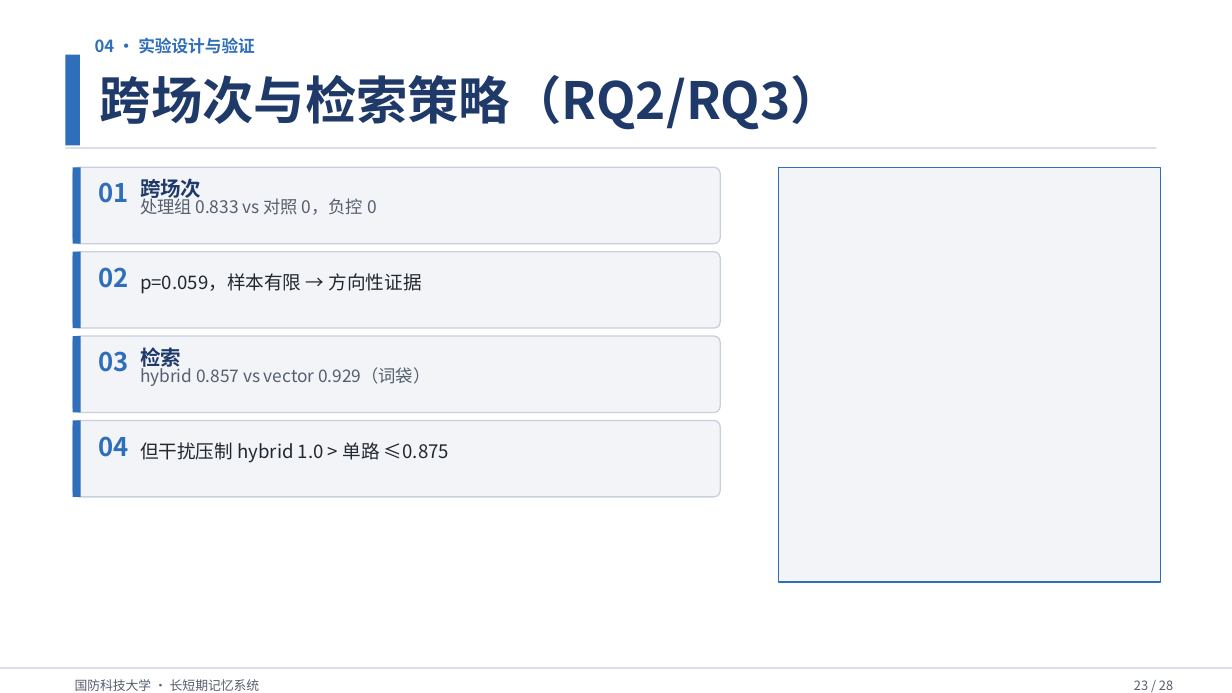
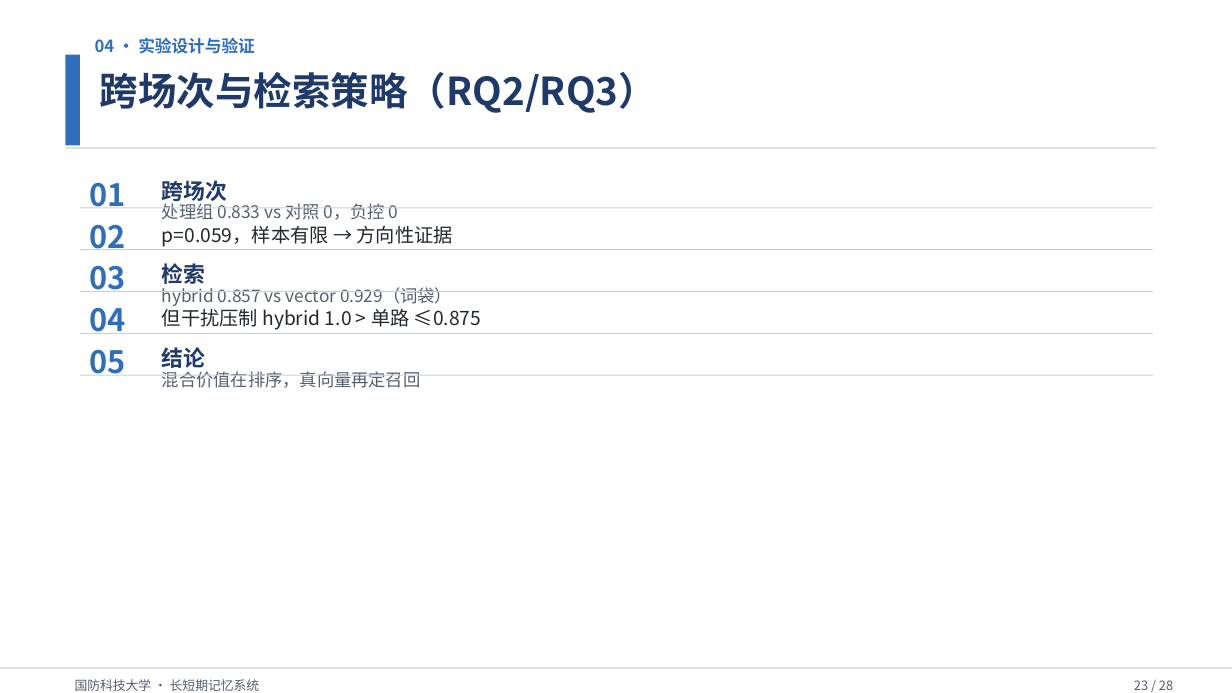
Before and after one commit to Outer-nebula-observer/yz-03, a slide deck: slide 23 of 汇报PPT/最终汇报成果.pptx. Drawn at 1232x693 pixels with LibreOffice and Linux fonts; fonts in the diff are those of the drawing. Boxes give left, top, right and bottom in pixels: in the first picture for what was removed or moved away, otherwise in the second. Text is boxed around its words. In the diff, an @@ line names an element or a change of style, - is before the commit and + after.

Commit message:
docs: PPT 版式多样化+修复换行——穿插编号列表/两栏/大数字统计，减少圆角卡疲劳
- 新增三类版式：numbered_list（轻量编号+分隔线）、two_col（两栏对照）、
  stats（大数字统计块）
- 页面分配：失败模式/研究问题/数据集协议/跨场次检索 → 编号列表；
  记忆进化依据 → 两栏；双库贡献/滤噪遗忘真模型 → 大数字统计
- 标题字号随长度动态调整（40/34/30pt），封面标题改为两行断句，
  减少错误换行；短数字/编号禁用自动换行
- 保留卡片/2×2/图文混合页，形成版式穿插
- 重新生成：最终汇报成果.pptx（28页）+ PPT内容设计.md
- 校验：28页有备注、无zip重复

```diff
--- a/汇报PPT/最终汇报成果.pptx
+++ b/汇报PPT/最终汇报成果.pptx
@@ text "跨场次与检索策略（RQ2/RQ3）" at box(100, 72, 657, 113): size 40 to 30 pt @@
@@ rounded rectangle removed at box(73, 167, 721, 244) @@
@@ rectangle removed at box(73, 167, 81, 244) @@
@@ text "01": place and size @@
-text "01" at box(98, 182, 128, 203)
+text "01" at box(89, 183, 125, 207)
@@ text "跨场次": place and size @@
-text "跨场次" at box(140, 179, 201, 202)
+text "跨场次" at box(162, 180, 228, 205)
@@ text "跨场次" at box(162, 180, 228, 205): size 16 to 17 pt @@
@@ rectangle removed at box(779, 167, 1161, 582) @@
@@ rectangle added at box(80, 207, 1153, 208), fill #C8D0DC @@
@@ text "处理组 0.833 vs 对照 0，负控 ...": place and size @@
-text "处理组 0.833 vs 对照 0，负控 ..." at box(140, 196, 377, 215)
+text "处理组 0.833 vs 对照 0，负控 ..." at box(162, 203, 399, 220)
@@ text "02": place and size @@
-text "02" at box(98, 267, 128, 288)
+text "02" at box(89, 224, 125, 250)
@@ text "p=0.059，样本有限 → 方向性证据": place and size @@
-text "p=0.059，样本有限 → 方向性证据" at box(140, 273, 422, 294)
+text "p=0.059，样本有限 → 方向性证据" at box(162, 226, 453, 247)
@@ text "p=0.059，样本有限 → 方向性证据" at box(162, 226, 453, 247): size 14.5 to 15 pt @@
@@ rounded rectangle removed at box(73, 251, 721, 328) @@
@@ rectangle removed at box(73, 251, 81, 328) @@
@@ text "03": place and size @@
-text "03" at box(98, 351, 128, 372)
+text "03" at box(89, 265, 125, 292)
@@ rectangle added at box(80, 250, 1153, 250), fill #C8D0DC @@
@@ text "检索" at box(162, 263, 206, 284): size 16 to 17 pt @@
@@ text "检索": place and size @@
-text "检索" at box(140, 347, 181, 371)
+text "检索" at box(162, 263, 206, 284)
@@ size 20 to 24 pt in 4 elements at box(89, 183, 125, 207), box(89, 224, 125, 250), box(89, 265, 125, 292), box(89, 308, 125, 334) @@
@@ text "04": place and size @@
-text "04" at box(98, 436, 128, 457)
+text "04" at box(89, 308, 125, 334)
@@ rectangle added at box(80, 291, 1153, 292), fill #C8D0DC @@
@@ text "hybrid 0.857 vs vector 0.929（词袋）": place and size @@
-text "hybrid 0.857 vs vector 0.929（词袋）" at box(140, 365, 430, 386)
+text "hybrid 0.857 vs vector 0.929（词袋）" at box(162, 287, 452, 306)
@@ text "但干扰压制 hybrid 1.0 > 单路 ..." at box(162, 305, 481, 330): size 14.5 to 15 pt @@
@@ text "但干扰压制 hybrid 1.0 > 单路 ...": place and size @@
-text "但干扰压制 hybrid 1.0 > 单路 ..." at box(140, 442, 449, 463)
+text "但干扰压制 hybrid 1.0 > 单路 ..." at box(162, 305, 481, 330)
@@ rounded rectangle removed at box(73, 336, 721, 413) @@
@@ rectangle removed at box(73, 336, 81, 413) @@
@@ rectangle added at box(80, 333, 1153, 334), fill #C8D0DC @@
@@ text added at box(89, 350, 125, 374), 24 pt, text #2F6EBA, bold @@
+05
@@ text added at box(162, 347, 206, 372), 17 pt, text #1F3A68, bold @@
+结论
@@ rectangle added at box(80, 375, 1153, 376), fill #C8D0DC @@
@@ text added at box(162, 371, 421, 388), 13.5 pt, text #555F6E @@
+混合价值在排序，真向量再定召回
@@ rounded rectangle removed at box(73, 421, 721, 497) @@
@@ rectangle removed at box(73, 421, 81, 497) @@
```
Also in this commit, not shown: 11 other slides changed, 2 other files.
